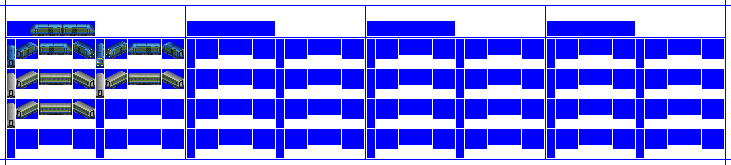
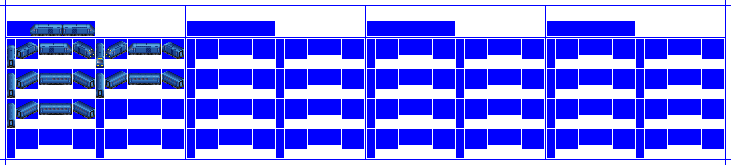
The second 731×165 image is a revision of the first. Changes to its layers:
hid "BLACK copy" over (7, 27, 184, 126)
showed "CC1" over (7, 27, 184, 126)